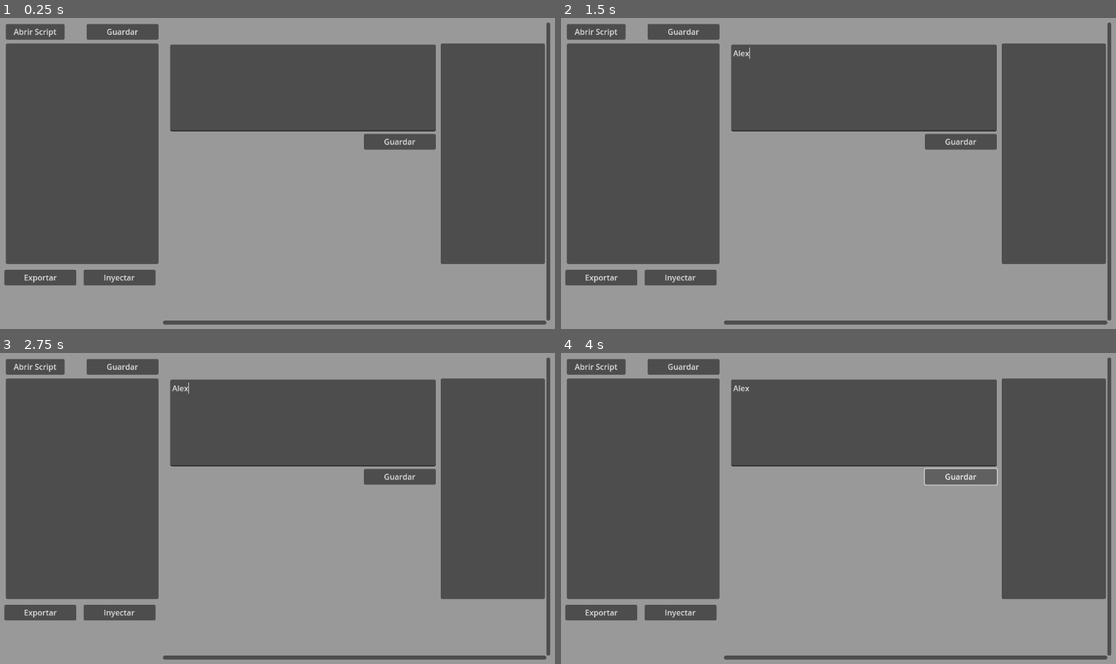
Above: before the commit, frames 1-4 (two rows, left to right).
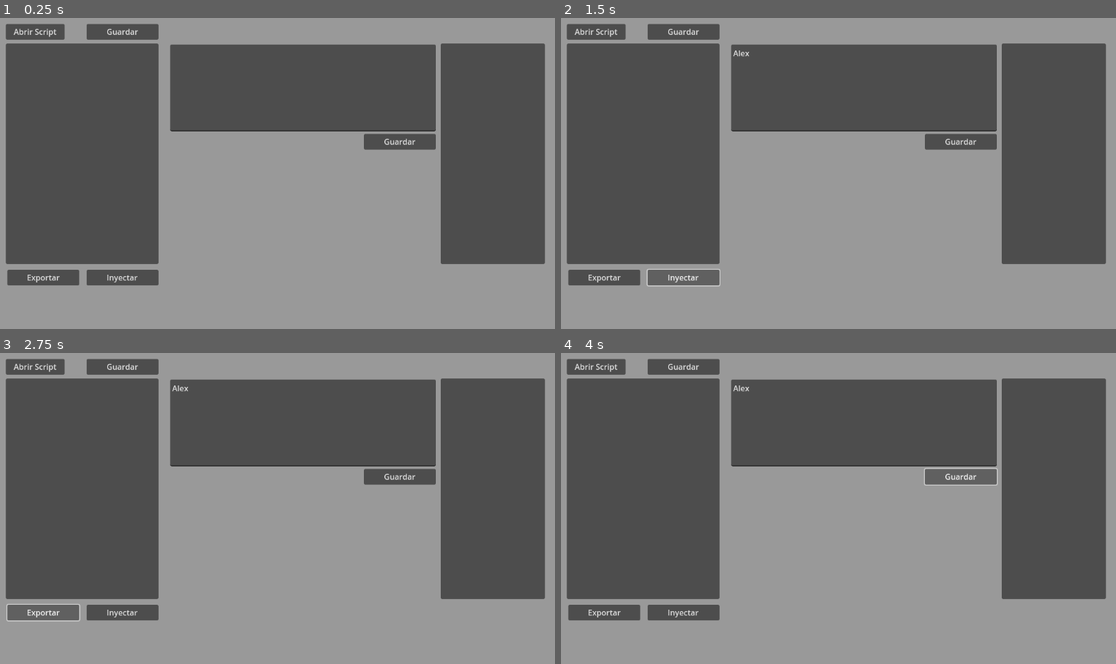
Above: after the commit, the same moments.

Repository: NostalgicProgramer/Ace-Attorney-Investigations-2-NDS-Arm9-editor
Game: Godot game, scene res://System/extrator.tscn
The game is run twice, just before and just after one commit, with the same random seed, the same clock (stepped at 60 frames per second) and the same inputs.
Inputs (mouse positions are in pixels of both pictures, inside the frame that each line leads up to):
- Up to frame 1 (0.25 s): no input
- Up to frame 2 (1.5 s): click (866, 89) at 0.52 s; type "Alex" at 0.6 s; click "Inyectar" at 1.25 s
- Up to frame 3 (2.75 s): click "Exportar" at 2 s
- Up to frame 4 (4 s): click "Guardar" at 2.75 s; click "Guardar" at 3.5 s

The runs differ from the first frame. In frame 1, 1.8% of the frame differs, in the area x 0-100%, y 1-99%; in frame 2, 1.9%; in frame 3, 1.9%; in frame 4, 1.8%.

Commit message:
Add files via upload

Diff:
--- /dev/null
+++ b/AAI2-Arm9-editor/System/blz.gd
@@ -0,0 +1,195 @@
+class_name BLZ
+
+const BLZ_THRESHOLD = 2
+const BLZ_N = 0x1002
+const BLZ_F = 0x12
+
+# === COMPROBACIÓN ===
+static func esta_comprimido(buffer: PackedByteArray) -> bool:
+	var pak_len = buffer.size()
+	if pak_len < 4: return false
+	var inc_len = buffer.decode_u32(pak_len - 4)
+	return inc_len != 0
+
+# === DESCOMPRESIÓN (Decode) ===
+static func descomprimir(pak_buffer: PackedByteArray) -> PackedByteArray:
+	var pak_len = pak_buffer.size()
+	var inc_len = pak_buffer.decode_u32(pak_len - 4)
+
+	if inc_len == 0:
+		return pak_buffer # No está comprimido
+
+	var hdr_len = pak_buffer[pak_len - 5]
+	var enc_len = pak_buffer.decode_u32(pak_len - 8) & 0x00FFFFFF
+	var dec_len = pak_len - enc_len
+	pak_len = enc_len - hdr_len
+	var raw_len = dec_len + enc_len + inc_len
+
+	var raw_buffer = PackedByteArray()
+	raw_buffer.resize(raw_len)
+
+	# Copiar parte no comprimida
+	for i in range(dec_len):
+		raw_buffer[i] = pak_buffer[i]
+
+	# Invertir el bloque codificado
+	var comp_part = pak_buffer.slice(dec_len, dec_len + pak_len)
+	comp_part.reverse()
+
+	var pak_idx = 0
+	var raw_idx = dec_len
+	var mask = 0
+	var flags = 0
+
+	while raw_idx < raw_len:
+		if mask == 0:
+			if pak_idx >= comp_part.size(): break
+			flags = comp_part[pak_idx]
+			pak_idx += 1
+			mask = 0x80
+
+		if (flags & mask) == 0:
+			if pak_idx >= comp_part.size(): break
+			raw_buffer[raw_idx] = comp_part[pak_idx]
+			raw_idx += 1
+			pak_idx += 1
+		else:
+			if pak_idx + 1 >= comp_part.size(): break
+			var pos = (comp_part[pak_idx] << 8) | comp_part[pak_idx + 1]
+			pak_idx += 2
+			var length = (pos >> 12) + BLZ_THRESHOLD + 1
+			pos = (pos & 0xFFF) + 3
+
+			for i in range(length):
+				if raw_idx >= raw_len: break
+				raw_buffer[raw_idx] = raw_buffer[raw_idx - pos]
+				raw_idx += 1
+
+		mask >>= 1
+
+	# Invertir bloque decodificado
+	var decoded_part = raw_buffer.slice(dec_len, raw_idx)
+	decoded_part.reverse()
+	for i in range(decoded_part.size()):
+		raw_buffer[dec_len + i] = decoded_part[i]
+
+	raw_buffer.resize(raw_idx)
+	return raw_buffer
+
+# === CÁLCULO CRC16 PARA EL ARM9 ===
+static func _blz_crc16(buffer: PackedByteArray, offset: int, length: int) -> int:
+	var crc = 0xFFFF
+	for i in range(length):
+		crc ^= buffer[offset + i]
+		for j in range(8):
+			if (crc & 1) != 0:
+				crc = (crc >> 1) ^ 0xA001
+			else:
+				crc >>= 1
+	return crc
+
+# === COMPRESIÓN (Encode) ===
+static func comprimir_arm9(raw_buffer: PackedByteArray) -> PackedByteArray:
+	var raw_len = raw_buffer.size()
+	var raw_new = raw_len
+
+	# Verificación e inyección de firma ARM9 (Secure Area ID y CRC)
+	if raw_len >= 0x4000:
+		if raw_buffer.decode_u32(0x0) == 0xE7FFDEFF and raw_buffer.decode_u32(0x4) == 0xE7FFDEFF:
+			var crc = _blz_crc16(raw_buffer, 0x10, 0x07F0)
+			if raw_buffer.decode_u16(0x0E) != crc:
+				raw_buffer.encode_u16(0x0E, crc)
+			raw_new -= 0x4000
+
+	raw_buffer.reverse()
+
+	var pak_buffer = PackedByteArray()
+	# Pre-asignar tamaño máximo teórico para evitar redimensiones constantes
+	pak_buffer.resize(raw_len + (raw_len / 8) + 11)
+
+	var pak_idx = 0
+	var raw_idx = 0
+	var flg_idx = -1
+	var mask = 0
+
+	var pak_tmp = 0
+	var raw_tmp = raw_len
+
+	while raw_idx < raw_new:
+		if mask == 0:
+			flg_idx = pak_idx
+			pak_buffer[pak_idx] = 0
+			pak_idx += 1
+			mask = 0x80
+
+		var len_best = BLZ_THRESHOLD
+		var pos_best = 0
+		var max_pos = mini(0x400, raw_idx)
+
+		# Función SEARCH emulada
+		for pos in range(3, max_pos + 1):
+			var current_len = 0
+			while current_len < BLZ_F:
+				if raw_idx + current_len >= raw_new: break
+				if current_len >= pos: break
+				if raw_buffer[raw_idx + current_len] != raw_buffer[raw_idx + current_len - pos]: break
+				current_len += 1
+
+			if current_len > len_best:
+				pos_best = pos
+				len_best = current_len
+				if len_best == BLZ_F: break
+
+		pak_buffer[flg_idx] <<= 1
+
+		if len_best > BLZ_THRESHOLD:
+			pak_buffer[flg_idx] |= 1
+			pak_buffer[pak_idx] = ((len_best - (BLZ_THRESHOLD + 1)) << 4) | ((pos_best - 3) >> 8)
+			pak_buffer[pak_idx + 1] = (pos_best - 3) & 0xFF
+			pak_idx += 2
+			raw_idx += len_best
+		else:
+			pak_buffer[pak_idx] = raw_buffer[raw_idx]
+			pak_idx += 1
+			raw_idx += 1
+
+		if ((pak_idx + raw_len - raw_idx) + 3 & -4) < (pak_tmp + raw_tmp):
+			pak_tmp = pak_idx
+			raw_tmp = raw_len - raw_idx
+
+	while mask != 0 and mask != 1:
+		mask >>= 1
+		pak_buffer[flg_idx] <<= 1
+
+	var pak_len = pak_idx
+	raw_buffer.reverse() # Restaurar raw original
+
+	var comp_slice = pak_buffer.slice(0, pak_len)
+	comp_slice.reverse()
+
+	var final_pak = PackedByteArray()
+	var enc_len = pak_tmp
+	var inc_len = raw_len - pak_tmp - raw_tmp
+	var hdr_len = 8
+
+	# Empaquetar todo (bloque crudo + bloque comprimido + cabecera BLZ)
+	final_pak.append_array(raw_buffer.slice(0, raw_tmp))
+	final_pak.append_array(comp_slice.slice(pak_len - pak_tmp, pak_len))
+
+	while final_pak.size() % 4 != 0:
+		final_pak.append(0xFF)
+		hdr_len += 1
+
+	var enc_hdr = enc_len + hdr_len
+	final_pak.append(enc_hdr & 0xFF)
+	final_pak.append((enc_hdr >> 8) & 0xFF)
+	final_pak.append((enc_hdr >> 16) & 0xFF)
+	final_pak.append(hdr_len)
+
+	var inc_hdr = inc_len - hdr_len
+	final_pak.append(inc_hdr & 0xFF)
+	final_pak.append((inc_hdr >> 8) & 0xFF)
+	final_pak.append((inc_hdr >> 16) & 0xFF)
+	final_pak.append((inc_hdr >> 24) & 0xFF)
+
+	return final_pak
--- a/AAI2-Arm9-editor/System/extractor.gd
+++ b/AAI2-Arm9-editor/System/extractor.gd
@@ -7,10 +7,16 @@
 @onready var editor_tablas = $Tablas
 @onready var visor_glifos = $Texturas
 
+@onready var BtnExtraerBin = $Tablas/BtnExtraerBin
+@onready var BtnInyectarBin = $Tablas/BtnInyectarBin
+
 var parser = DataParser.new()
 var archivo_actual_path: String = ""
 const CONFIG_PATH = "user://config.cfg"
 var dialog_cargar_img = FileDialog.new()
+var dialog_exportar_bin = FileDialog.new()
+var dialog_importar_bin = FileDialog.new()
+
 
 func _ready():
 	file_dialog.access = FileDialog.ACCESS_FILESYSTEM
@@ -36,6 +42,112 @@
 		file_dialog.current_dir = ruta_arm9
 		file_dialog.current_path = ruta_arm9 + "/"
 
+	# Configurar FileDialog para EXTRAER .bin
+	dialog_exportar_bin.access = FileDialog.ACCESS_FILESYSTEM
+	dialog_exportar_bin.file_mode = FileDialog.FILE_MODE_SAVE_FILE
+	dialog_exportar_bin.filters = PackedStringArray(["*.bin ; Archivos Binarios (*.bin)"])
+	dialog_exportar_bin.file_selected.connect(_on_exportar_bin_seleccionado)
+	add_child(dialog_exportar_bin)
+
+	# Configurar FileDialog para INYECTAR .bin
+	dialog_importar_bin.access = FileDialog.ACCESS_FILESYSTEM
+	dialog_importar_bin.file_mode = FileDialog.FILE_MODE_OPEN_FILE
+	dialog_importar_bin.filters = PackedStringArray(["*.bin ; Archivos Binarios (*.bin)"])
+	dialog_importar_bin.file_selected.connect(_on_importar_bin_seleccionado)
+	add_child(dialog_importar_bin)
+
+	# Conectar botones de la interfaz (asegúrate de crearlos en el árbol de nodos si usas escenas)
+	BtnExtraerBin.pressed.connect(_on_btn_extraer_bin_pressed)
+	BtnInyectarBin.pressed.connect(_on_btn_inyectar_bin_pressed)
+
+# --- LÓGICA DE EXTRACCIÓN Y VOLCADO BINARIO ---
+
+func _on_btn_extraer_bin_pressed():
+	if archivo_actual_path == "":
+		print("Error: Primero debes abrir un archivo ARM9.")
+		return
+	if not item_list.is_anything_selected():
+		print("Error: Selecciona un bloque de la lista para extraer.")
+		return
+
+	var nombre_bloque = item_list.get_item_text(item_list.get_selected_items()[0])
+
+	var ultima_ruta = _cargar_ultima_ruta_arm9()
+	if ultima_ruta != "" and DirAccess.dir_exists_absolute(ultima_ruta):
+		dialog_exportar_bin.current_dir = ultima_ruta
+		dialog_exportar_bin.current_path = ultima_ruta + "/" + nombre_bloque + ".bin"
+	else:
+		dialog_exportar_bin.current_file = nombre_bloque + ".bin"
+
+	dialog_exportar_bin.popup_centered()
+
+func _on_exportar_bin_seleccionado(path_destino: String):
+	if not item_list.is_anything_selected(): return
+	var nombre_bloque = item_list.get_item_text(item_list.get_selected_items()[0])
+
+	# Leemos los bytes crudos directamente desde el ARM9 actual
+	var datos_raw = parser.cargar_bloque(archivo_actual_path, nombre_bloque)
+
+	if datos_raw.is_empty():
+		print("Error: No se pudieron extraer datos del bloque %s." % nombre_bloque)
+		return
+
+	var file = FileAccess.open(path_destino, FileAccess.WRITE)
+	if file:
+		file.store_buffer(datos_raw)
+		file.close()
+		_guardar_ultima_ruta_arm9(path_destino)
+		print("¡Bloque '%s' extraído exitosamente en: %s!" % [nombre_bloque, path_destino])
+	else:
+		print("Error al escribir el archivo .bin de destino.")
+
+# --- LÓGICA DE INYECCIÓN BINARIA ---
+
+func _on_btn_inyectar_bin_pressed():
+	if archivo_actual_path == "":
+		print("Error: Primero debes abrir un archivo ARM9.")
+		return
+	if not item_list.is_anything_selected():
+		print("Error: Selecciona el bloque de destino en la lista.")
+		return
+
+	var ultima_ruta = _cargar_ultima_ruta_arm9()
+	if ultima_ruta != "" and DirAccess.dir_exists_absolute(ultima_ruta):
+		dialog_importar_bin.current_dir = ultima_ruta
+
+	dialog_importar_bin.popup_centered()
+
+func _on_importar_bin_seleccionado(path_origen: String):
+	if not item_list.is_anything_selected(): return
+	var index_sel = item_list.get_selected_items()[0]
+	var nombre_bloque = item_list.get_item_text(index_sel)
+	var conf = parser.ARM9_LAYOUT[nombre_bloque]
+
+	# 1. Leer el .bin externo
+	var file = FileAccess.open(path_origen, FileAccess.READ)
+	if not file:
+		print("Error: No se pudo abrir el archivo .bin seleccionado.")
+		return
+
+	var bytes_importados = file.get_buffer(file.get_length())
+	file.close()
+
+	# 2. Validación de tamaño estricta (Evita corromper el ARM9 si se selecciona un .bin equivocado)
+	if bytes_importados.size() != conf["size"]:
+		print("Error de Inyección: El archivo mide %d bytes, pero el bloque '%s' requiere exactamente %d bytes." % [
+			bytes_importados.size(), nombre_bloque, conf["size"]
+		])
+		return
+
+	# 3. Inyectar datos directamente al offset exacto en el ARM9
+	var exito = parser.escribir_bloque(archivo_actual_path, nombre_bloque, bytes_importados)
+	if exito:
+		print("¡Inyección exitosa! Bloque '%s' actualizado en el ARM9." % nombre_bloque)
+		_guardar_ultima_ruta_arm9(path_origen)
+
+		# 4. Recargar automáticamente la vista (renderizado de gráficos o lista de tablas)
+		_on_item_list_item_selected(index_sel)
+
 # --- RUTAS SEPARADAS EN CONFIG.CFG ---
 
 func _guardar_ultima_ruta_arm9(path_completo: String):
@@ -66,7 +178,37 @@
 
 func _on_archivo_seleccionado(path: String):
 	_guardar_ultima_ruta_arm9(path)
-	archivo_actual_path = path
+
+	# 1. Leer los bytes del archivo seleccionado
+	var file = FileAccess.open(path, FileAccess.READ)
+	if not file:
+		print("Error: No se pudo abrir el archivo ARM9 seleccionado.")
+		return
+
+	var bytes_originales = file.get_buffer(file.get_length())
+	file.close()
+
+	# 2. Verificar si requiere descompresión BLZ
+	if BLZ.esta_comprimido(bytes_originales):
+		print("Archivo comprimido detectado. Descomprimiendo ARM9 nativamente...")
+		var bytes_descomprimidos = BLZ.descomprimir(bytes_originales)
+
+		# Crear la versión descomprimida de trabajo en el mismo directorio
+		var ruta_descomprimida = path.get_base_dir() + "/arm9_descomprimido.bin"
+		var file_out = FileAccess.open(ruta_descomprimida, FileAccess.WRITE)
+		if file_out:
+			file_out.store_buffer(bytes_descomprimidos)
+			file_out.close()
+			archivo_actual_path = ruta_descomprimida
+			print("¡ARM9 descomprimido con éxito! Archivo de trabajo: %s" % ruta_descomprimida)
+		else:
+			print("Error al escribir el archivo ARM9 descomprimido.")
+			return
+	else:
+		print("El archivo ARM9 ya está descomprimido. Cargando directamente...")
+		archivo_actual_path = path
+
+	# 3. Cargar la lista de fuentes y tablas
 	_cargar_lista_de_archivos()
 
 func _ready_extra_imagen():
@@ -156,13 +298,15 @@
 
 	print("Empaquetando imagen dinámica para %s..." % nombre_bloque)
 
-	# Usamos la nueva función que acepta el nombre del bloque
+	# Empaquetamos los datos según el tipo de bloque (1bpp o 2bpp)
 	var datos_empaquetados = parser.empaquetar_fuente_desde_imagen(img, nombre_bloque)
 
 	if datos_empaquetados.size() > 0:
+		# Escribimos directamente en las direcciones (offsets) del ARM9 descomprimido
 		var exito = parser.escribir_bloque(archivo_actual_path, nombre_bloque, datos_empaquetados)
 		if exito:
-			print("¡Inserción de %s completada con éxito!" % nombre_bloque)
+			print("¡Inserción de %s completada con éxito en el ARM9 descomprimido!" % nombre_bloque)
+
 
 func _cargar_lista_de_archivos():
 	item_list.clear()
--- a/AAI2-Arm9-editor/System/extrator.tscn
+++ b/AAI2-Arm9-editor/System/extrator.tscn
@@ -27,6 +27,7 @@
 theme = SubResource("Theme_uk3tm")
 
 [node name="Texturas" type="Control" parent="."]
+visible = false
 anchors_preset = 0
 offset_right = 40.0
 offset_bottom = 40.0
@@ -126,6 +127,30 @@
 offset_bottom = 270.0
 flip_h = true
 
+[node name="BtnInyectarBin" type="Button" parent="Tablas"]
+layout_mode = 1
+anchors_preset = 1
+anchor_left = 1.0
+anchor_right = 1.0
+offset_left = -962.0
+offset_top = 524.0
+offset_right = -815.0
+offset_bottom = 556.0
+grow_horizontal = 0
+text = "Inyectar"
+
+[node name="BtnExtraerBin" type="Button" parent="Tablas"]
+layout_mode = 1
+anchors_preset = 1
+anchor_left = 1.0
+anchor_right = 1.0
+offset_left = -1124.0
+offset_top = 524.0
+offset_right = -977.0
+offset_bottom = 556.0
+grow_horizontal = 0
+text = "Exportar"
+
 [node name="BtnGuardar" type="Button" parent="."]
 layout_mode = 1
 anchors_preset = 1
Not shown, added: AAI2-Arm9-editor/System/blz.gd.uid
